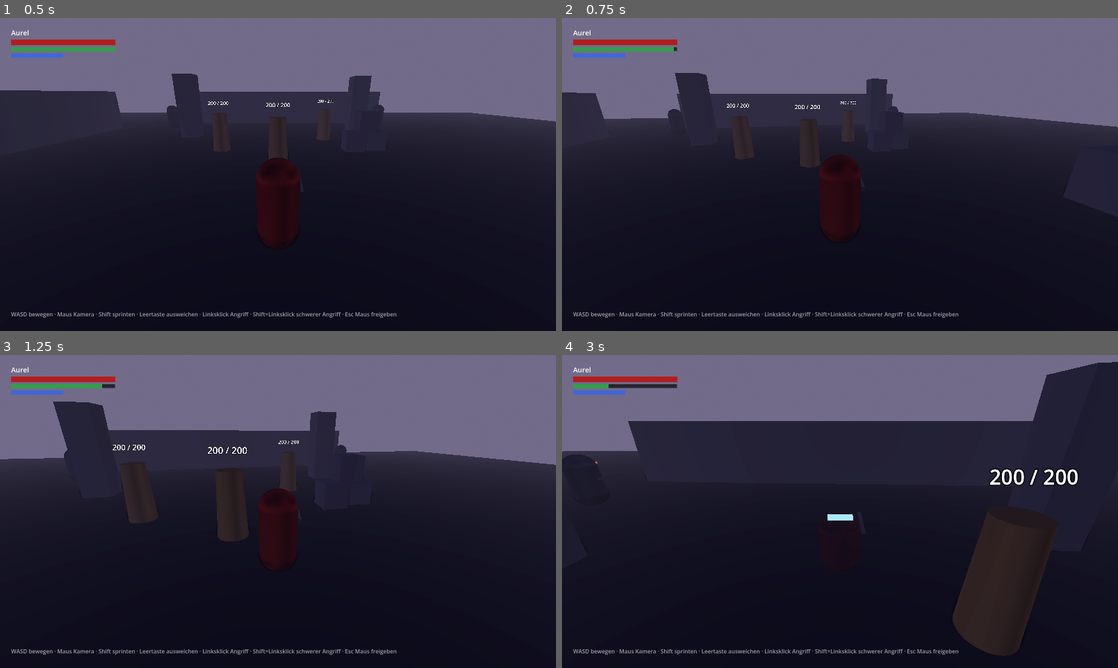
Above: before the commit, frames 1-4 (two rows, left to right).
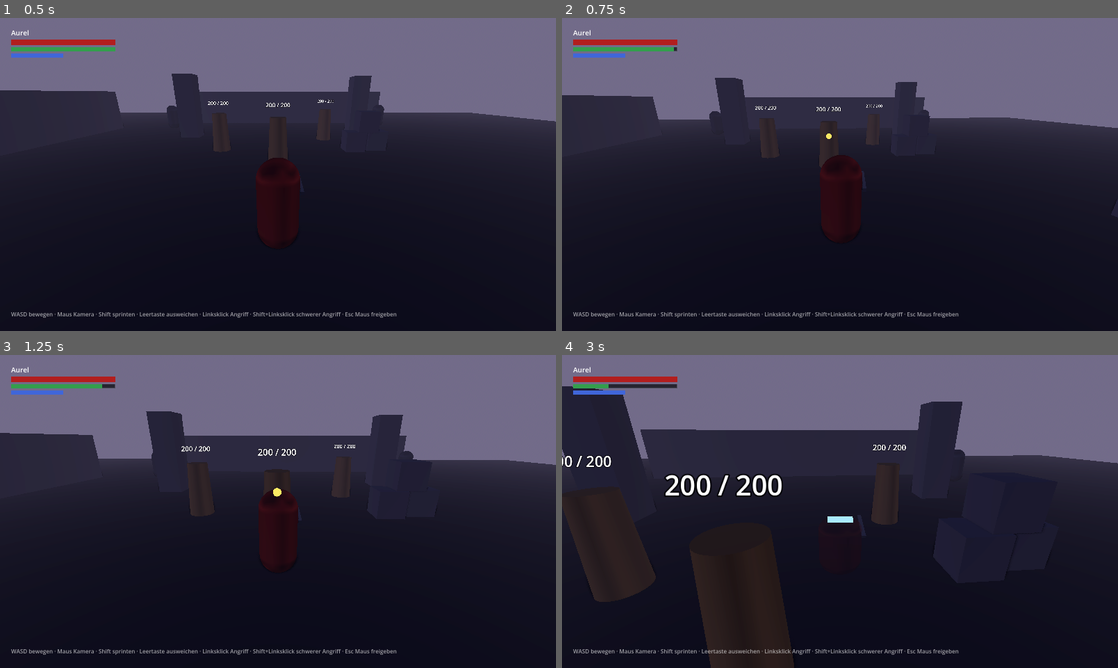
Above: after the commit, the same moments.

Repository: Aurelvonwatzdorf/nr1
Game: Godot game, scene res://scenes/levels/test_arena.tscn
The game is run twice, just before and just after one commit, with the same random seed, the same clock (stepped at 60 frames per second) and the same inputs.
Inputs (mouse positions are in pixels of both pictures, inside the frame that each line leads up to):
- Up to frame 1 (0.5 s): no input
- Up to frame 2 (0.75 s): tap Enter at 0.5 s; move the mouse to (867, 174) at 0.52 s; hold W (move_forward) from 0.53 s (still down); hold Shift (sprint) from 0.53 s (still down); tap Middle mouse button (lock_on) at 0.6 s
- Up to frame 3 (1.25 s): keep holding W (move_forward); keep holding Shift (sprint)
- Up to frame 4 (3 s): keep holding W (move_forward); move the mouse to (812, 511) at 1.27 s; release Shift (sprint) at 1.28 s; tap Shift (sprint) at 1.35 s; tap Middle mouse button (lock_on) at 1.55 s; move the mouse to (851, 505) at 2.02 s; hold Shift (sprint) 2.03-2.78 s; click (851, 505) at 2.1 s; move the mouse to (834, 517) at 2.77 s; tap Space (dodge) at 2.85 s

Frame 1 is identical in both runs. In frame 2, 3.6% of the frame differs, in the area x 0-100%, y 17-70%; in frame 3, 5.9%; in frame 4, 18%, in the area x 0-100%, y 2-100%.

Commit message:
M2 step 2: lock-on targeting
LockOnComponent picks the best target in front of the camera (nearest and
most centred), shows a marker, and releases when the target dies or gets
too far. The camera swings behind the player towards the target, the
player faces the target while walking, and attacks aim at it.

Co-Authored-By: Claude Opus 5.5 <noreply@anthropic.com>
Claude-Session: https://claude.ai/code/session_01RjnwZ2TtYogGPE8DCJukRJ

Diff:
--- a/game/scenes/player/player.tscn
+++ b/game/scenes/player/player.tscn
@@ -16,6 +16,7 @@
 [ext_resource type="Script" path="res://scripts/player/camera_rig.gd" id="14_camera"]
 [ext_resource type="Script" path="res://scripts/player/states/hurt_state.gd" id="15_hurt"]
 [ext_resource type="Script" path="res://scripts/player/states/dead_state.gd" id="16_dead"]
+[ext_resource type="Script" path="res://scripts/player/lock_on_component.gd" id="17_lock_on"]
 
 [sub_resource type="CapsuleShape3D" id="CapsuleShape3D_body"]
 radius = 0.4
@@ -50,6 +51,16 @@
 [sub_resource type="CapsuleShape3D" id="CapsuleShape3D_hurt"]
 radius = 0.45
 height = 1.8
+
+[sub_resource type="StandardMaterial3D" id="StandardMaterial3D_marker"]
+no_depth_test = true
+shading_mode = 0
+albedo_color = Color(1, 0.85, 0.3, 1)
+
+[sub_resource type="SphereMesh" id="SphereMesh_marker"]
+material = SubResource("StandardMaterial3D_marker")
+radius = 0.12
+height = 0.24
 
 [sub_resource type="SphereShape3D" id="SphereShape3D_arm"]
 radius = 0.25
@@ -119,6 +130,14 @@
 weapon_pivot = NodePath("../Model/WeaponPivot")
 body_mesh = NodePath("../Model/Body")
 
+[node name="LockOnComponent" type="Node" parent="." node_paths=PackedStringArray("marker")]
+script = ExtResource("17_lock_on")
+marker = NodePath("LockOnMarker")
+
+[node name="LockOnMarker" type="MeshInstance3D" parent="LockOnComponent"]
+visible = false
+mesh = SubResource("SphereMesh_marker")
+
 [node name="StateMachine" type="Node" parent="." node_paths=PackedStringArray("initial_state")]
 script = ExtResource("9_machine")
 initial_state = NodePath("Idle")
--- a/game/scripts/enemies/training_dummy.gd
+++ b/game/scripts/enemies/training_dummy.gd
@@ -16,6 +16,7 @@
 
 
 func _ready() -> void:
+	add_to_group(&"lock_on_targets")
 	_material = StandardMaterial3D.new()
 	_material.albedo_color = base_color
 	body_mesh.material_override = _material
@@ -23,6 +24,16 @@
 	health.value_changed.connect(_on_health_changed)
 	health.died.connect(_on_died)
 	_update_label()
+
+
+## Für Lock-on: Die Puppe ist immer anvisierbar.
+func is_targetable() -> bool:
+	return true
+
+
+## Für Lock-on: Punkt, auf den gezielt wird.
+func get_lock_on_point() -> Vector3:
+	return global_position + Vector3.UP * 1.3
 
 
 func _on_hit_received(hit: HitData, _result: Hurtbox.Result) -> void:
--- a/game/scripts/player/camera_rig.gd
+++ b/game/scripts/player/camera_rig.gd
@@ -10,6 +10,8 @@
 @export var gamepad_sensitivity: float = 3.0
 @export_range(-89.0, 0.0) var min_pitch_degrees: float = -65.0
 @export_range(0.0, 89.0) var max_pitch_degrees: float = 35.0
+## Wie schnell die Kamera beim Lock-on zum Ziel schwenkt.
+@export var lock_on_turn_speed: float = 8.0
 ## Augenhöhe über dem Fuß der Figur.
 @export var height_offset: float = 1.5
 @export var follow_speed: float = 14.0
@@ -22,6 +24,8 @@
 var is_capturing: bool = false
 
 var _target: Node3D
+## Angevisiertes Ziel (Lock-on) oder null.
+var _lock_target: Node3D
 var _yaw: float = 0.0
 var _pitch: float = deg_to_rad(-20.0)
 
@@ -42,7 +46,7 @@
 	if event.is_action_pressed(&"menu"):
 		set_capturing(not is_capturing)
 		get_viewport().set_input_as_handled()
-	elif is_capturing and event is InputEventMouseMotion:
+	elif is_capturing and event is InputEventMouseMotion and _lock_target == null:
 		var motion := event as InputEventMouseMotion
 		_yaw -= motion.relative.x * mouse_sensitivity
 		_pitch -= motion.relative.y * mouse_sensitivity
@@ -52,7 +56,14 @@
 
 
 func _process(delta: float) -> void:
-	if is_capturing:
+	if _lock_target and is_instance_valid(_lock_target):
+		# Kamera schwenkt automatisch hinter die Figur, Blick aufs Ziel.
+		var to_target := _lock_target.global_position - global_position
+		var desired_yaw := atan2(-to_target.x, -to_target.z)
+		var blend := 1.0 - exp(-lock_on_turn_speed * delta)
+		_yaw = lerp_angle(_yaw, desired_yaw, blend)
+		_pitch = lerpf(_pitch, deg_to_rad(-18.0), blend)
+	elif is_capturing:
 		var look := Input.get_vector(&"look_left", &"look_right", &"look_up", &"look_down")
 		_yaw -= look.x * gamepad_sensitivity * delta
 		_pitch -= look.y * gamepad_sensitivity * delta
@@ -69,6 +80,10 @@
 	return Basis(Vector3.UP, _yaw)
 
 
+func set_lock_target(target: Node3D) -> void:
+	_lock_target = target
+
+
 func set_capturing(value: bool) -> void:
 	is_capturing = value
 	Input.mouse_mode = Input.MOUSE_MODE_CAPTURED if value else Input.MOUSE_MODE_VISIBLE
--- /dev/null
+++ b/game/scripts/player/lock_on_component.gd
@@ -0,0 +1,84 @@
+class_name LockOnComponent
+extends Node
+## Anvisieren (Lock-on): wählt das beste Ziel vor der Kamera.
+##
+## Ziele sind Knoten in der Gruppe „lock_on_targets“ mit den Methoden
+## `is_targetable() -> bool` und `get_lock_on_point() -> Vector3`.
+
+signal target_changed(target: Node3D)
+
+## Maximale Entfernung zum Anvisieren.
+@export var max_distance: float = 15.0
+## Ab dieser Entfernung wird das Ziel automatisch losgelassen.
+@export var break_distance: float = 22.0
+## Markierung über dem Ziel (wird an den Zielpunkt gesetzt).
+@export var marker: Node3D
+
+var target: Node3D
+
+
+func _ready() -> void:
+	if marker:
+		marker.top_level = true
+		marker.visible = false
+
+
+func _physics_process(_delta: float) -> void:
+	if target == null:
+		return
+	if not _is_valid(target) or _origin().distance_to(target.global_position) > break_distance:
+		set_target(null)
+
+
+func _process(_delta: float) -> void:
+	if marker and target:
+		marker.global_position = target.call(&"get_lock_on_point")
+
+
+## Anvisieren ein/aus. `view_direction` ist die Blickrichtung der Kamera.
+func toggle(view_direction: Vector3) -> void:
+	if target:
+		set_target(null)
+	else:
+		set_target(find_best_target(view_direction))
+
+
+## Bestes Ziel: nah und möglichst mittig im Blick.
+func find_best_target(view_direction: Vector3) -> Node3D:
+	var best: Node3D = null
+	var best_score := -INF
+	var flat_view := Vector3(view_direction.x, 0.0, view_direction.z).normalized()
+	for node: Node in get_tree().get_nodes_in_group(&"lock_on_targets"):
+		var candidate := node as Node3D
+		if candidate == null or not _is_valid(candidate):
+			continue
+		var offset := candidate.global_position - _origin()
+		offset.y = 0.0
+		var distance := offset.length()
+		if distance > max_distance or distance < 0.01:
+			continue
+		var alignment := flat_view.dot(offset / distance)
+		if alignment < 0.0:
+			continue  # Hinter der Kamera
+		var score := alignment * 2.0 - distance / max_distance
+		if score > best_score:
+			best_score = score
+			best = candidate
+	return best
+
+
+func set_target(new_target: Node3D) -> void:
+	if new_target == target:
+		return
+	target = new_target
+	if marker:
+		marker.visible = target != null
+	target_changed.emit(target)
+
+
+func _is_valid(node: Node3D) -> bool:
+	return is_instance_valid(node) and node.is_inside_tree() and bool(node.call(&"is_targetable"))
+
+
+func _origin() -> Vector3:
+	return (owner as Node3D).global_position
--- a/game/scripts/player/player.gd
+++ b/game/scripts/player/player.gd
@@ -18,6 +18,7 @@
 @onready var animator: PlayerAnimator = $PlayerAnimator
 @onready var state_machine: StateMachine = $StateMachine
 @onready var camera_rig: CameraRig = $CameraRig
+@onready var lock_on: LockOnComponent = $LockOnComponent
 
 var gravity: float = ProjectSettings.get_setting("physics/3d/default_gravity")
 ## Der zuletzt erlittene Treffer (für Rückstoß im Getroffen-Zustand).
@@ -32,11 +33,14 @@
 	_apply_character_data()
 	health.died.connect(_on_died)
 	hurtbox.hit_received.connect(_on_hit_received)
+	lock_on.target_changed.connect(camera_rig.set_lock_target)
 	state_machine.start(self)
 	EventBus.player_spawned.emit(self)
 
 
 func _physics_process(delta: float) -> void:
+	if is_input_enabled() and Input.is_action_just_pressed(&"lock_on"):
+		lock_on.toggle(-camera_rig.camera.global_basis.z)
 	state_machine.physics_update(delta)
 	move_and_slide()
 
@@ -53,6 +57,20 @@
 	var input := Input.get_vector(&"move_left", &"move_right", &"move_forward", &"move_back")
 	var direction := camera_rig.get_yaw_basis() * Vector3(input.x, 0.0, input.y)
 	return direction.limit_length(1.0)
+
+
+## Angevisiertes Ziel oder null.
+func get_lock_target() -> Node3D:
+	return lock_on.target
+
+
+## Richtung zum angevisierten Ziel (flach) oder Vector3.ZERO ohne Ziel.
+func get_direction_to_lock_target() -> Vector3:
+	if lock_on.target == null:
+		return Vector3.ZERO
+	var offset := lock_on.target.global_position - global_position
+	offset.y = 0.0
+	return offset.normalized()
 
 
 ## Blickrichtung der Figur (Godot: vorne ist -Z).
@@ -124,5 +142,6 @@
 
 
 func _on_died() -> void:
+	lock_on.set_target(null)
 	state_machine.transition_to(&"dead")
 	EventBus.player_died.emit(self)
--- a/game/scripts/player/states/attack_state.gd
+++ b/game/scripts/player/states/attack_state.gd
@@ -21,7 +21,9 @@
 	_time = 0.0
 	_buffered = -1
 	player.stamina.consume(_attack.stamina_cost)
-	player.snap_towards(player.get_move_direction())
+	# Mit Lock-on zielt der Schlag aufs Ziel, sonst in Laufrichtung.
+	var aim := player.get_direction_to_lock_target()
+	player.snap_towards(aim if aim != Vector3.ZERO else player.get_move_direction())
 	player.animator.play_attack(_attack)
 
 
--- a/game/scripts/player/states/idle_state.gd
+++ b/game/scripts/player/states/idle_state.gd
@@ -11,6 +11,7 @@
 func physics_update(delta: float) -> void:
 	player.apply_gravity(delta)
 	player.accelerate_to(Vector3.ZERO, delta)
+	player.turn_towards(player.get_direction_to_lock_target(), delta)
 	if try_start_combat_action():
 		return
 	if player.get_move_direction() != Vector3.ZERO:
--- a/game/scripts/player/states/move_state.gd
+++ b/game/scripts/player/states/move_state.gd
@@ -23,5 +23,10 @@
 		player.stamina.drain(data.sprint_stamina_per_second * delta)
 
 	player.accelerate_to(direction * speed, delta)
-	player.turn_towards(direction, delta)
+	# Mit Lock-on schaut die Figur zum Ziel (seitlich gehen), außer beim Sprinten.
+	var lock_direction := player.get_direction_to_lock_target()
+	if lock_direction != Vector3.ZERO and not sprinting:
+		player.turn_towards(lock_direction, delta)
+	else:
+		player.turn_towards(direction, delta)
 	player.animator.set_locomotion_blend(direction.length() * speed / data.sprint_speed)
--- a/game/tests/smoke_test.gd
+++ b/game/tests/smoke_test.gd
@@ -114,6 +114,16 @@
 	player.global_position = Vector3(0.0, 0.05, 2.0)
 	await _frames(5)
 
+	# Lock-on: nächstes Ziel vor der Kamera, zweiter Druck löst
+	await _tap(&"lock_on")
+	_check(player.get_lock_target() == dummy, "Lock-on wählt die Puppe direkt vor der Kamera")
+	await _frames(30)
+	var cam_forward := -player.camera_rig.camera.global_basis.z
+	var to_dummy := player.camera_rig.camera.global_position.direction_to(dummy.global_position)
+	_check(cam_forward.dot(to_dummy) > 0.9, "Kamera schaut beim Lock-on aufs Ziel")
+	await _tap(&"lock_on")
+	_check(player.get_lock_target() == null, "Zweiter Druck löst den Lock-on")
+
 	# Figur aus Daten laden (Tahirou)
 	_check(GameState.select_character(&"tahirou"), "Tahirou kann gewählt werden")
 	var tahirou: Player = PLAYER_SCENE.instantiate()
Not shown, added: game/scripts/player/lock_on_component.gd.uid
